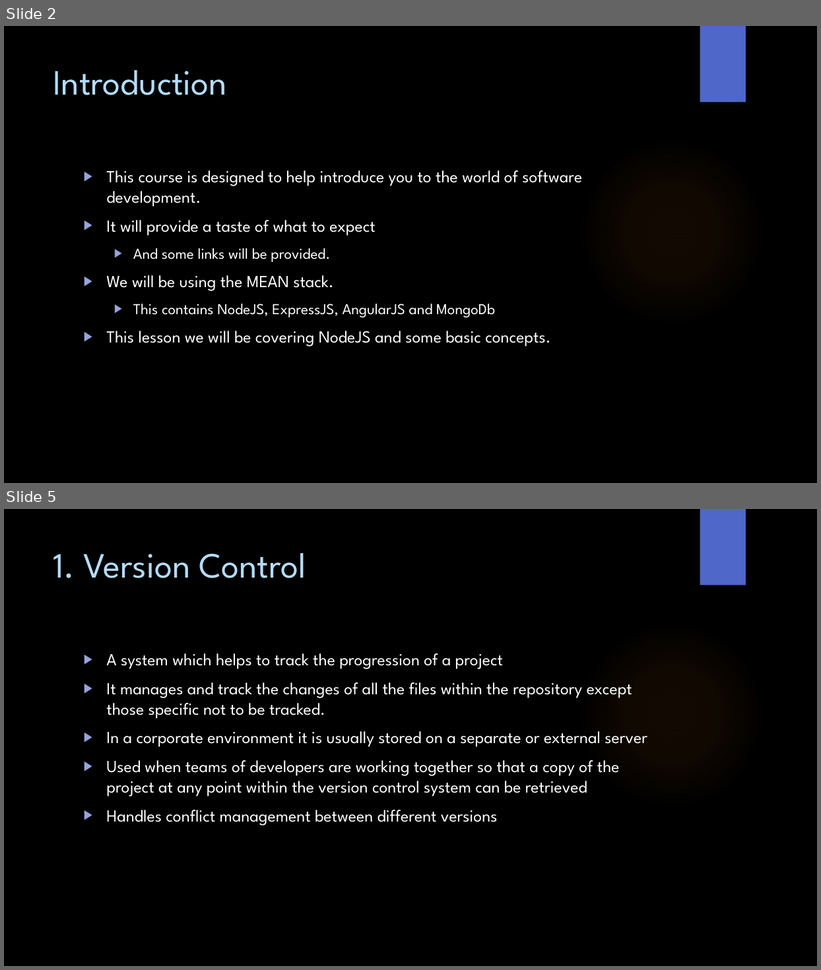
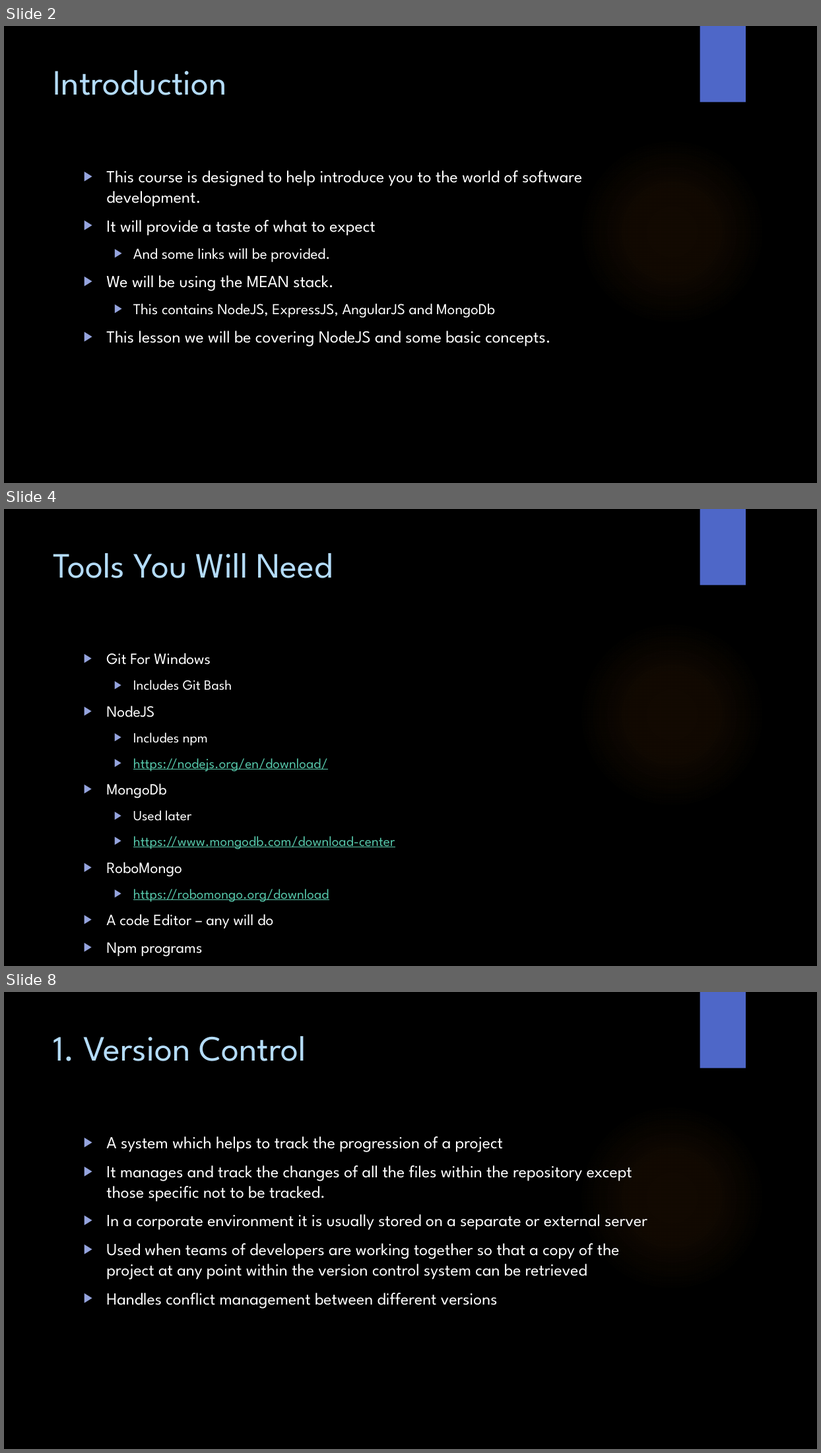
Before and after one commit to WitsSoftDev/SoftDev2016, a slide deck: Session 1/Softdev Session 1 2016.pptx. Shown one above the other, each under a label of ours: slides 2 and 5 before the commit, slides 2, 4 and 8 after it; the slides between them are not shown. The pictures are 821x970 and 821x1453 pixels, drawn with LibreOffice and Linux fonts; fonts in the diff are those of the drawing; background and template pictures are left out. Boxes give left, top, right and bottom in pixels: in the first picture for what was removed or moved away, otherwise in the second. Text is boxed around its words. In the diff, an @@ line names an element or a change of style, - is before the commit and + after.

```diff
--- a/Session 1/Softdev Session 1 2016.pptx
+++ b/Session 1/Softdev Session 1 2016.pptx
@@ slide 4 added at (x1=4, y1=509, x2=817, y2=966), background picture (left out); not listed: 2 template elements that a slide beside it also shows @@
@@ title added at (x1=54, y1=553, x2=333, y2=578), 42 pt, text #B4DCFA @@
+Tools You Will Need
@@ text added at (x1=106, y1=653, x2=395, y2=929), 16.6 pt, text #FFFFFF @@
+▶ Git For Windows
+  ▶ Includes Git Bash
+▶ NodeJS
+  ▶ Includes npm
+  ▶ https://nodejs.org/en/download/
+▶ MongoDb
+  ▶ Used later
+  ▶ https://www.mongodb.com/download-center
+▶ RoboMongo
+  ▶ https://robomongo.org/download
+▶ A code Editor – any will do
+▶ Npm programs
@@ what was slide 5 is now slide 8 @@
```
Also in this commit, not shown: 3 slides changed, 2 other slides added, 1 other file.
